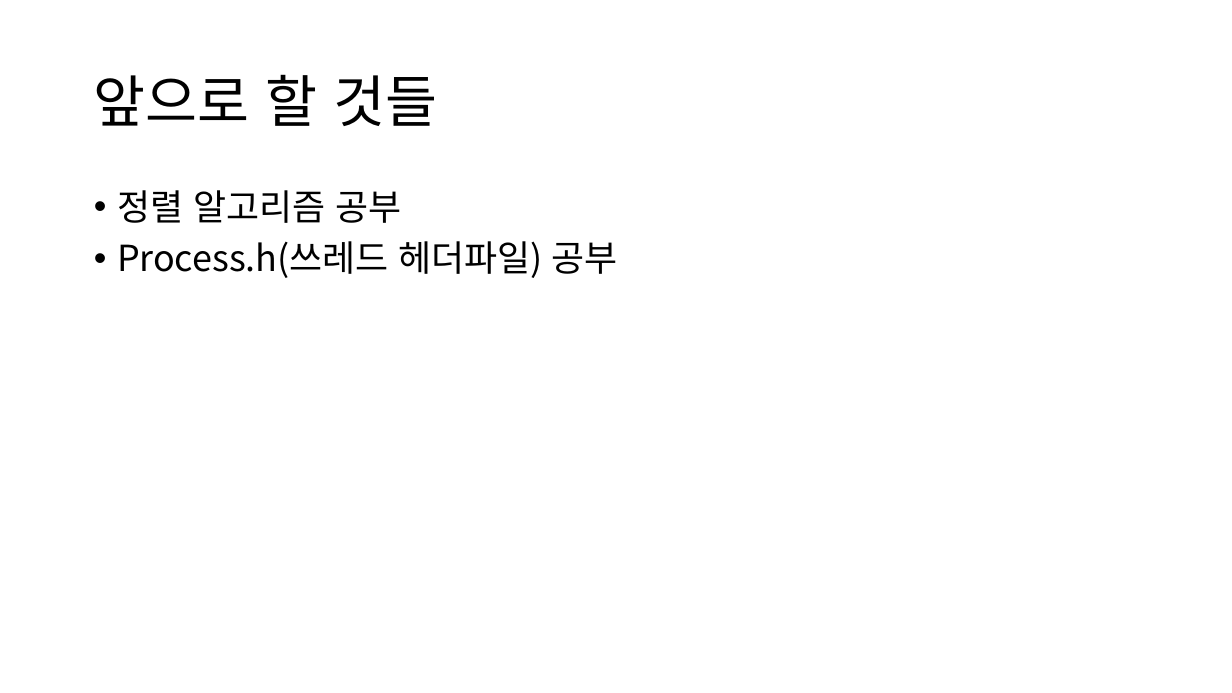
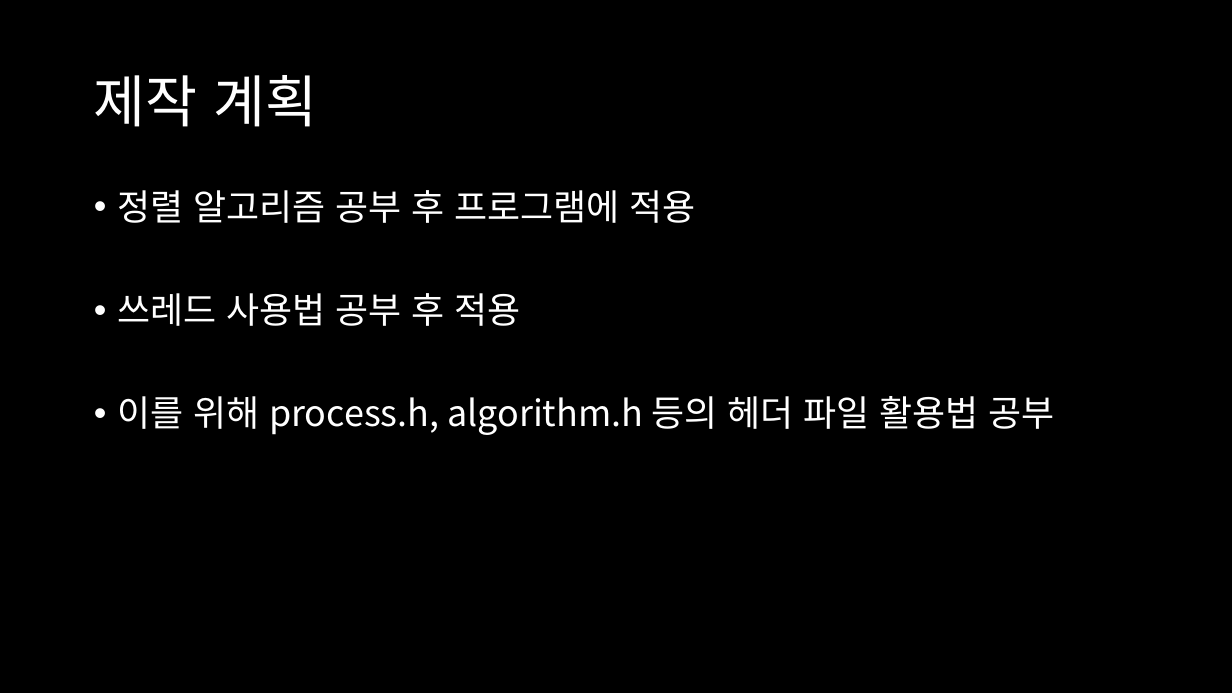
Before and after one commit to ChangminYi/SWProgramming_2, a slide deck: slide 5 of 1st_presentation_20170454.pptx (slide 3 before the commit). Drawn at 1232x693 pixels with LibreOffice and Linux fonts; fonts in the diff are those of the drawing. Boxes give left, top, right and bottom in pixels: in the first picture for what was removed or moved away, otherwise in the second. Text is boxed around its words. In the diff, an @@ line names an element or a change of style, - is before the commit and + after.

Commit message:
Design Change & Content Added

```diff
--- a/1st_presentation_20170454.pptx
+++ b/1st_presentation_20170454.pptx
@@ background #FFFFFF to #000000 @@
@@ title at (94,75,318,127): text changed; text colour #000000 to #FFFFFF @@
-앞으로 할 것들
+제작 계획
@@ text at (117,190,1054,435): text changed; text colour #000000 to #FFFFFF @@
-• 정렬 알고리즘 공부
-• Process.h(쓰레드 헤더파일) 공부
+• 정렬 알고리즘 공부 후 프로그램에 적용
+• 쓰레드 사용법 공부 후 적용
+• 이를 위해 process.h, algorithm.h 등의 헤더 파일 활용법 공부
```
Also in this commit, not shown: 2 other slides changed, 2 slides added.
